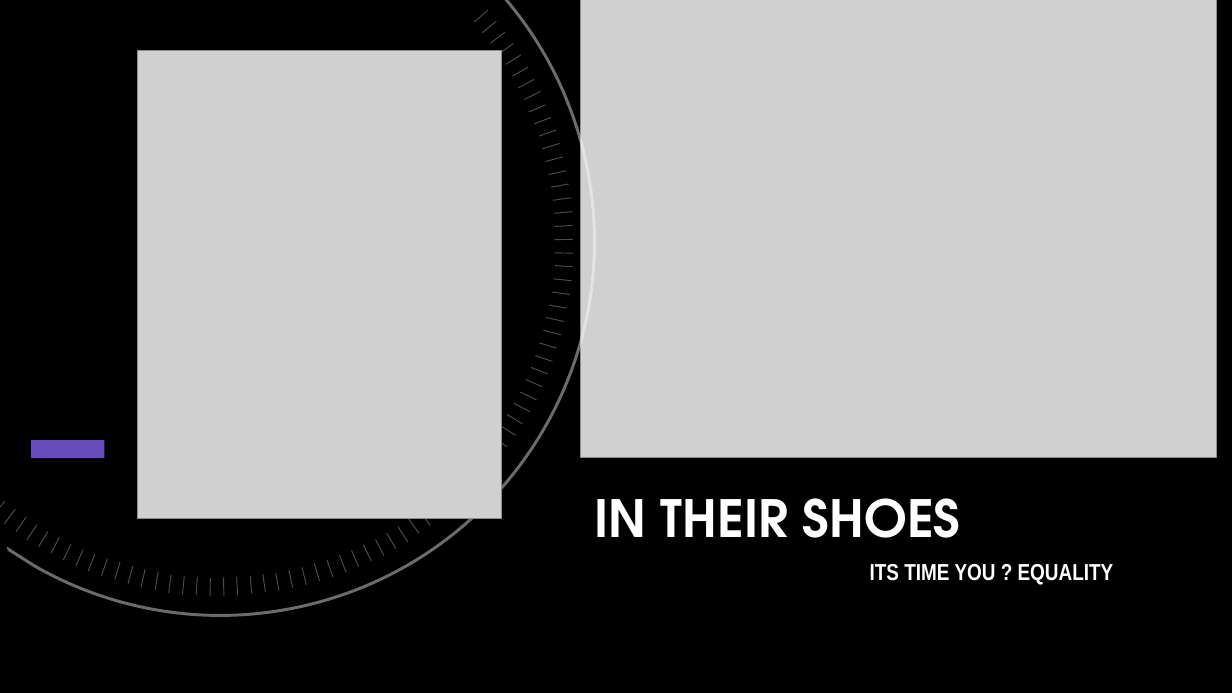
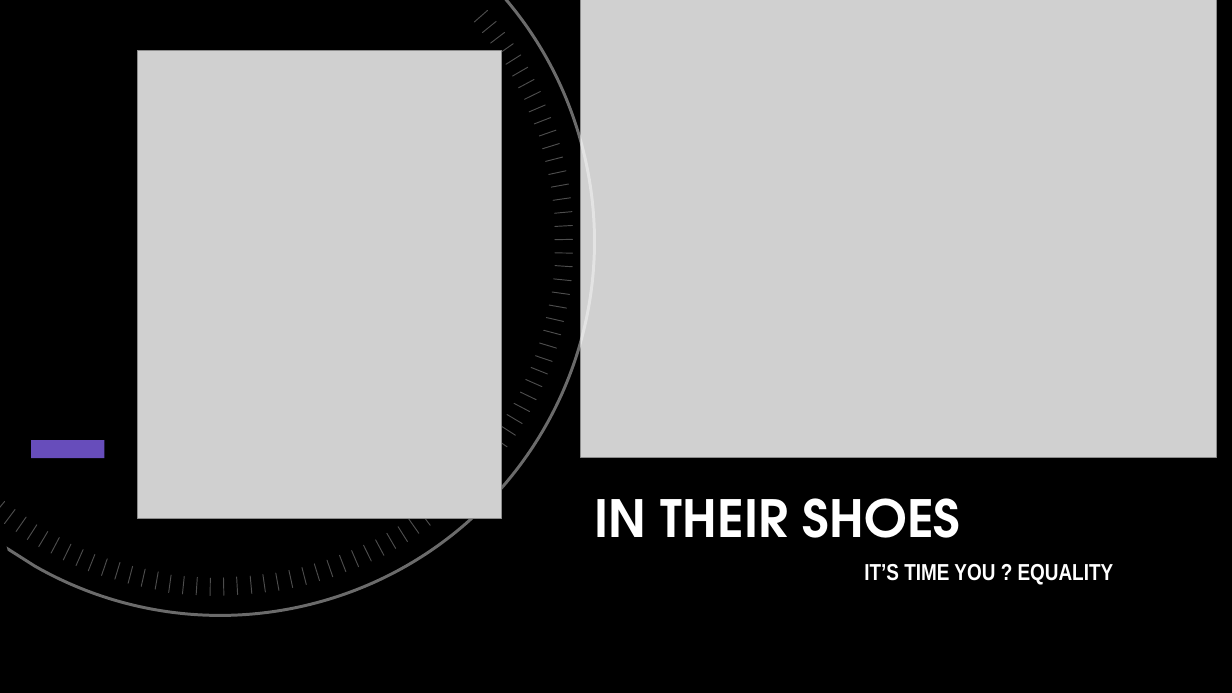
Before and after one commit to glasgow2017/team-5, a slide deck: slide 1 of codeforhood.pptx. Drawn at 1232x693 pixels with LibreOffice and Linux fonts; fonts in the diff are those of the drawing; grey boxes stand for pictures; background and template pictures are left out. Boxes give left, top, right and bottom in pixels: in the first picture for what was removed or moved away, otherwise in the second. Text is boxed around its words. In the diff, an @@ line names an element or a change of style, - is before the commit and + after.

```diff
--- a/codeforhood.pptx
+++ b/codeforhood.pptx
@@ subtitle at (864,564,1114,585): text changed @@
-ITS TIME YOU ? EQUALITY
+IT’S TIME YOU ? EQUALITY
```
Also in this commit, not shown: 5 other slides changed, 1 slide added, 1 slide removed.
